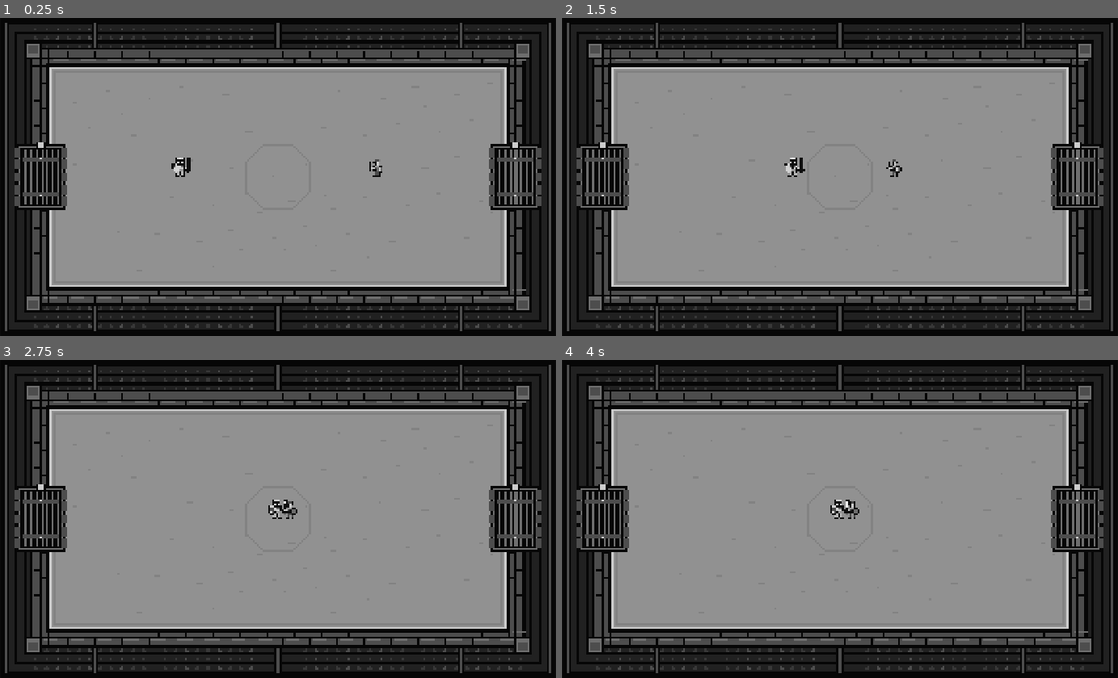
Above: before the commit, frames 1-4 (two rows, left to right).
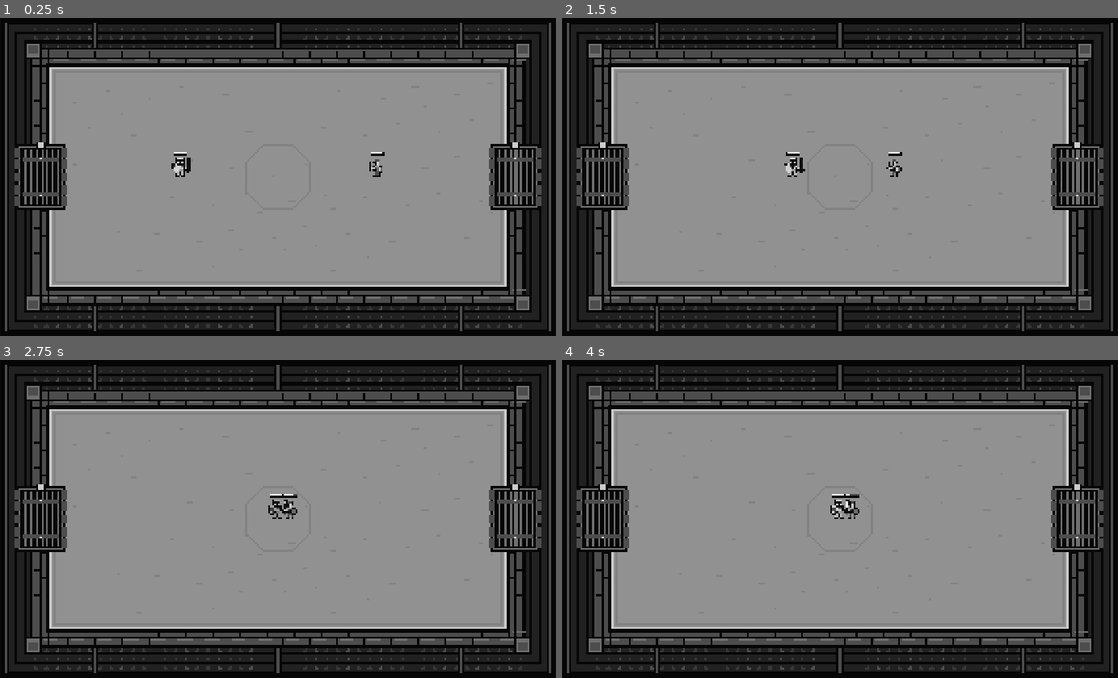
Above: after the commit, the same moments.

Repository: JoshuaLi-hua/divine-coliseum
Game: Godot game, scene res://scenes/main/main.tscn
Two runs of this game, one before a commit and one after it. Both use one fixed random seed, a clock stepped at 60 frames per second and the inputs below.
Inputs:
- Up to frame 1 (0.25 s): no input
- Up to frame 2 (1.5 s): no input
- Up to frame 3 (2.75 s): no input
- Up to frame 4 (4 s): tap Enter at 3.5 s

The runs differ from the first frame. In frame 1, less than 0.1% of the frame differs, in the area x 31-70%, y 42-44%; in frame 2, less than 0.1%; in frame 3, 0.1%, in the area x 48-54%, y 42-50%; in frame 4, less than 0.1%.

Commit message:
Divine Coliseum - Step 6 Combat Feedback

Diff:
--- a/scenes/units/unit.gd
+++ b/scenes/units/unit.gd
@@ -16,15 +16,21 @@
 var current_target: Unit = null
 var is_dead: bool = false
 var _attack_time_left: float = 0.0
+var _hit_tween: Tween
+var _visual_rest_modulate: Color
 var _attack_tween: Tween
 var _visual_rest_position: Vector2
 
+@onready var _health_bar: Node2D = $HealthBar
+@onready var _health_fill: ColorRect = $HealthBar/Fill
 @onready var _visual: Node2D = $Visual
 
 
 func _ready() -> void:
+	_visual_rest_modulate = _visual.modulate
 	_visual_rest_position = _visual.position
 	current_health = max_health
+	_update_health_bar()
 	add_to_group("units")
 
 
@@ -82,8 +88,11 @@
 	if is_dead or amount <= 0:
 		return
 	current_health = maxi(0, current_health - amount)
+	_update_health_bar()
 	if current_health == 0:
 		_die()
+	else:
+		_play_hit_cue()
 
 
 func _die() -> void:
@@ -96,7 +105,16 @@
 	remove_from_group("units")
 	if _attack_tween != null:
 		_attack_tween.kill()
-	queue_free()
+	if _hit_tween != null:
+		_hit_tween.kill()
+	_health_bar.hide()
+	_visual.position = _visual_rest_position
+	_visual.modulate = _visual_rest_modulate
+	# The fading corpse must not block other living units.
+	$CollisionShape2D.set_deferred("disabled", true)
+	var death_tween: Tween = create_tween()
+	death_tween.tween_property(_visual, "modulate:a", 0.0, 0.2)
+	death_tween.tween_callback(queue_free)
 
 
 func _play_attack_cue(direction: Vector2) -> void:
@@ -105,3 +123,15 @@
 	_visual.position = _visual_rest_position + direction * 3.0
 	_attack_tween = create_tween()
 	_attack_tween.tween_property(_visual, "position", _visual_rest_position, 0.12)
+
+
+func _update_health_bar() -> void:
+	_health_fill.scale.x = clampf(float(current_health) / float(maxi(1, max_health)), 0.0, 1.0)
+
+
+func _play_hit_cue() -> void:
+	if _hit_tween != null:
+		_hit_tween.kill()
+	_visual.modulate = _visual_rest_modulate * Color(0.55, 0.55, 0.55, 1.0)
+	_hit_tween = create_tween()
+	_hit_tween.tween_property(_visual, "modulate", _visual_rest_modulate, 0.1)
--- a/scenes/units/unit.tscn
+++ b/scenes/units/unit.tscn
@@ -15,3 +15,28 @@
 [node name="CollisionShape2D" type="CollisionShape2D" parent="."]
 position = Vector2(0, -14)
 shape = SubResource("Capsule_unit")
+
+[node name="HealthBar" type="Node2D" parent="."]
+position = Vector2(-20, -74)
+
+[node name="Border" type="ColorRect" parent="HealthBar"]
+offset_right = 40.0
+offset_bottom = 8.0
+mouse_filter = 2
+color = Color(0.04, 0.04, 0.04, 1)
+
+[node name="Background" type="ColorRect" parent="HealthBar"]
+offset_left = 2.0
+offset_top = 2.0
+offset_right = 38.0
+offset_bottom = 6.0
+mouse_filter = 2
+color = Color(0.3, 0.3, 0.3, 1)
+
+[node name="Fill" type="ColorRect" parent="HealthBar"]
+offset_left = 2.0
+offset_top = 2.0
+offset_right = 38.0
+offset_bottom = 6.0
+mouse_filter = 2
+color = Color(0.94, 0.94, 0.94, 1)
